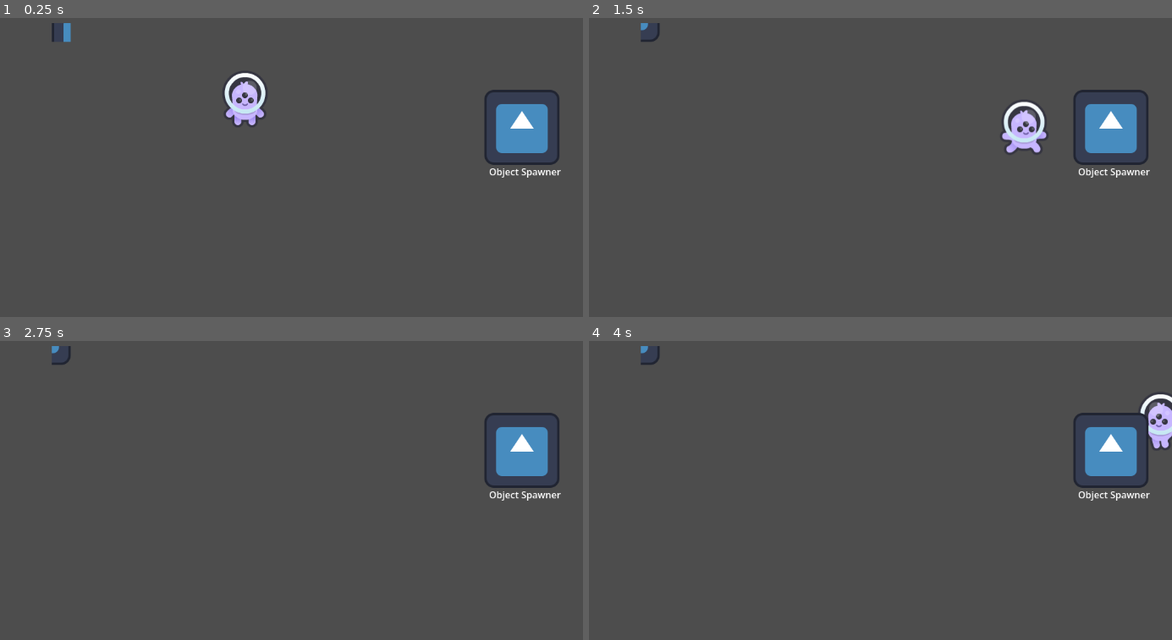
Above: before the commit, frames 1-4 (two rows, left to right).
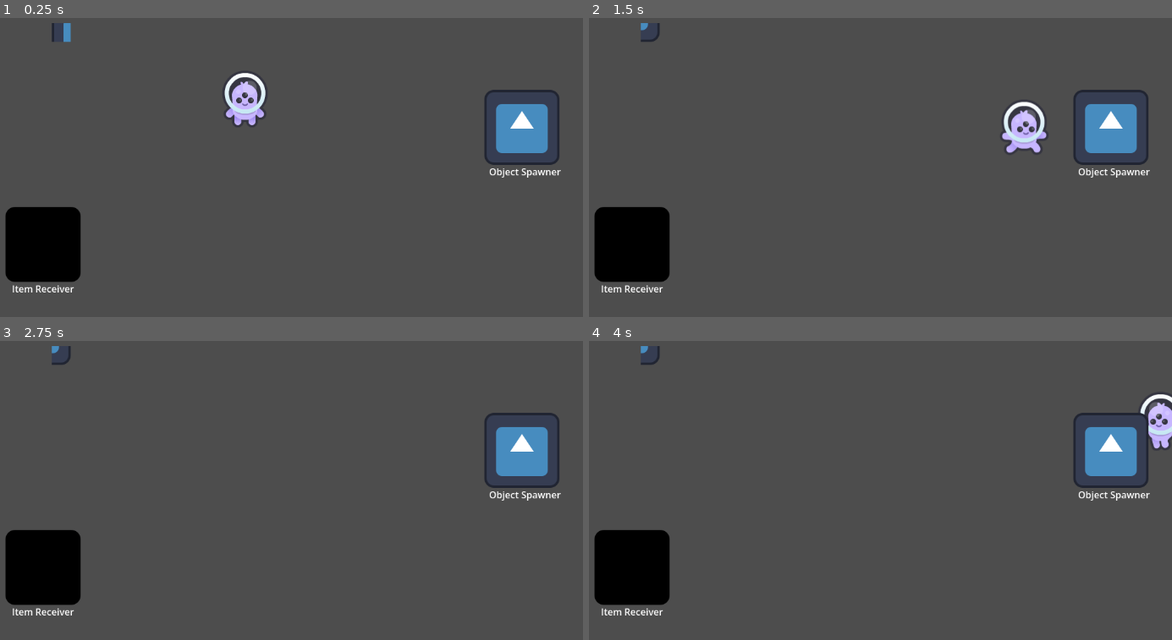
Above: after the commit, the same moments.

Repository: CamaraoLendario/Chaotic-Plants
Game: Godot game, scene res://main_world.tscn
Same seed, same stepped clock (60 frames per second), same inputs: the game is played once before the commit and once after it. The engine's default icon, where the game draws it, is replaced by a stand-in: a white triangle on a blue panel in a dark square.
Inputs (mouse positions are in pixels of both pictures, inside the frame that each line leads up to):
- Up to frame 1 (0.25 s): no input
- Up to frame 2 (1.5 s): move the mouse to (985, 107) at 0.52 s; hold D (Right) 0.53-1.28 s; hold E (Interact) 0.53-1.28 s; tap F (Throw) at 0.8, 1.35 s; move the mouse to (699, 146) at 1.27 s; hold S (Down) from 1.28 s (still down)
- Up to frame 3 (2.75 s): tap E (Interact) at 1.55 s; move the mouse to (314, 367) at 2.02 s; release S (Down) at 2.03 s; hold D (Right) from 2.03 s (still down); hold E (Interact) from 2.03 s (still down); tap F (Throw) at 2.3 s
- Up to frame 4 (4 s): move the mouse to (798, 526) at 2.77 s; release D (Right) at 2.78 s; release E (Interact) at 2.78 s; hold W (Up) 2.78-3.53 s; tap F (Throw) at 2.85, 3.8 s; tap E (Interact) at 3.05 s; tap Enter at 3.5 s; move the mouse to (1037, 508) at 3.52 s; hold A (Left) from 3.53 s (still down); hold E (Interact) from 3.53 s (still down)

The runs differ from the first frame. In frame 1, 3.3% of the frame differs, in the area x 0-14%, y 63-92%; in frame 2, 3.3%; in frame 3, 3.3%; in frame 4, 3.3%.

Commit message:
Made plant receiver component (and changed whole code because of it)

Diff:
--- /dev/null
+++ b/Plants/object_receiver.gd
@@ -0,0 +1,16 @@
+extends Node2D
+signal picked_up_object(obj: Pickable)
+
+@export var interactReceiver: InteractReceiver
+@export var objectHolder: ObjectHolder
+
+func _enter_tree() -> void:
+	interactReceiver.interactableInRange.connect(_on_interactable_in_range)
+	objectHolder.picked_up_object.connect(_on_picked_up_object)
+
+func _on_interactable_in_range(interactable: Interactable):
+	if interactable is Pickable:
+		interactable.interact(interactReceiver)
+
+func _on_picked_up_object(obj: Pickable):
+	picked_up_object.emit(picked_up_object)
--- /dev/null
+++ b/Plants/plant_item_receiver.tscn
@@ -0,0 +1,50 @@
+[gd_scene format=3 uid="uid://ulelhqvpd2il"]
+
+[ext_resource type="Script" uid="uid://ck4gyskvum46o" path="res://interact/object_holder.gd" id="1_6fs5n"]
+[ext_resource type="Script" uid="uid://b3owvnlpfrkpo" path="res://interact/interact_receiver.gd" id="2_eqv4n"]
+[ext_resource type="Script" uid="uid://b7af4a7l84e3p" path="res://Plants/object_receiver.gd" id="2_u1vm2"]
+[ext_resource type="Texture2D" uid="uid://chnu528uov0n" path="res://icon.svg" id="3_u1vm2"]
+[ext_resource type="Script" uid="uid://cvc5atuup46p2" path="res://interact/interactable.gd" id="5_2gh58"]
+
+[sub_resource type="RectangleShape2D" id="RectangleShape2D_eqv4n"]
+size = Vector2(128, 128)
+
+[node name="PlantItemReceiver" type="Node2D" unique_id=1216653505 node_paths=PackedStringArray("interactReceiver", "objectHolder")]
+script = ExtResource("2_u1vm2")
+interactReceiver = NodePath("InteractReceiver")
+objectHolder = NodePath("ObjectHolder")
+
+[node name="InteractReceiver" type="Area2D" parent="." unique_id=415589104 node_paths=PackedStringArray("objectHolder")]
+script = ExtResource("2_eqv4n")
+objectHolder = NodePath("../ObjectHolder")
+metadata/_custom_type_script = "uid://b3owvnlpfrkpo"
+
+[node name="CollisionShape2D" type="CollisionShape2D" parent="InteractReceiver" unique_id=1706021188]
+shape = SubResource("RectangleShape2D_eqv4n")
+
+[node name="Sprite2D" type="Sprite2D" parent="." unique_id=1764025952]
+modulate = Color(0.0025875166, 0.002044355, 0, 1)
+texture = ExtResource("3_u1vm2")
+
+[node name="Label" type="Label" parent="." unique_id=2084353703]
+offset_left = -53.0
+offset_top = 64.0
+offset_right = 53.0
+offset_bottom = 87.0
+text = "Item Receiver"
+
+[node name="ObjectHolder" type="Node2D" parent="." unique_id=1250314402 node_paths=PackedStringArray("objectHoldPoint")]
+script = ExtResource("1_6fs5n")
+objectHoldPoint = NodePath("ObjectHoldPoint")
+metadata/_custom_type_script = "uid://ck4gyskvum46o"
+
+[node name="ObjectHoldPoint" type="Node2D" parent="ObjectHolder" unique_id=3916998]
+
+[node name="Interactable" type="Area2D" parent="." unique_id=1378610717]
+script = ExtResource("5_2gh58")
+metadata/_custom_type_script = "uid://cvc5atuup46p2"
+
+[node name="CollisionShape2D" type="CollisionShape2D" parent="Interactable" unique_id=1960998831]
+shape = SubResource("RectangleShape2D_eqv4n")
+
+[connection signal="wasInteracted" from="Interactable" to="ObjectHolder" method="take_item"]
--- a/interact/interact_receiver.gd
+++ b/interact/interact_receiver.gd
@@ -1,5 +1,7 @@
 extends Area2D
 class_name InteractReceiver
+
+signal interactableInRange(interactable: Interactable)
 
 @export var objectHolder: ObjectHolder
 
@@ -9,21 +11,25 @@
 @export var maxThrowChargeTime: float = 1.5
 var currentThrowForce: float
 var throwForcePerSecond: float
+var isThrowing: bool = false
 
 var selectedInteractable: Interactable
 
 var interact_interval: float = 0.5
 
 func try_to_interact() -> void:
-	print("Trying to interact")
+	if isThrowing:
+		return
+
+	print(owner.name + " Trying to interact")
 	if objectHolder != null:
 		if objectHolder.is_holding():
 			objectHolder.drop()
 			return
 
 	if selectedInteractable:
-		print("Interacting")
-		selectedInteractable.interact(owner) # TODO: maybe not owner? I guess it can work
+		print(owner.name + " Interacting")
+		selectedInteractable.interact(self) # TODO: maybe not owner? I guess it can work
 
 func _ready() -> void:
 	reset_throw_force()
@@ -35,6 +41,7 @@
 func update_selected_interactable(area: Area2D) -> void:
 	if area is Interactable:
 		selectedInteractable = area
+		interactableInRange.emit(selectedInteractable)
 
 func clear_selected_interactable(area: Area2D) -> void:
 	# one interactable exited, but we may have more still in range
@@ -48,12 +55,15 @@
 	return null
 
 func start_throw(delta: float):
+	isThrowing = true
 	objectHolder.move_to_drop_point()
 	currentThrowForce += throwForcePerSecond * delta
 	currentThrowForce = clampf(currentThrowForce, minThrowForce, maxThrowForce)
 
 func stop_throw():
+	isThrowing = false
 	if objectHolder:
+		print(owner.name, " throwing object ")
 		objectHolder.throw(Vector2.from_angle(global_rotation) * currentThrowForce)
 	reset_throw_force()
 
--- a/interact/interactable.gd
+++ b/interact/interactable.gd
@@ -1,7 +1,7 @@
 class_name Interactable extends Area2D
 
-signal wasInteracted(interactor: Character)
+signal wasInteracted(interactor: InteractReceiver)
 
-func interact(interactor: Character) -> void:
+func interact(interactor: InteractReceiver) -> void:
 	wasInteracted.emit(interactor)
-	print(interactor.name, " interacted with me")
+	print(interactor.owner.name, " interacted with ", name)
--- /dev/null
+++ b/interact/item.gd
@@ -0,0 +1,22 @@
+extends RigidBody2D
+
+@export var pickable: Pickable
+
+func _ready() -> void:
+	pickable.WasPickedUp.connect(_on_was_picked_up)
+	pickable.WasDropped.connect(_on_was_dropped)
+
+func _on_was_picked_up() -> void:
+	set_deferred("freeze", true)
+	pickable.set_deferred("monitorable", false)
+	pickable.set_deferred("monitoring", false)
+	#freeze = true
+	#pickable.monitorable = false
+	#pickable.monitoring = false
+
+func _on_was_dropped() -> void:
+	freeze = false
+	pickable.monitorable = true
+	pickable.monitoring = true
+	#pickable.set_deferred("monitorable", true)
+	#pickable.set_deferred("monitoring", true)
--- a/interact/object_holder.gd
+++ b/interact/object_holder.gd
@@ -13,12 +13,11 @@
 		print(name, " can't pick up object. Already holding one!")
 		return
 
-	print(name, "is picking up ", obj.name, " with owner ", owner.name)
-	obj.owner.reparent(objectHoldPoint)
-	obj.owner.position = Vector2.ZERO
+	print(owner.name, " is picking up ", obj.name)
 	currentHoldedObject = obj
-	obj.be_picked_up(self) # Don't like calling this here
-	picked_up_object.emit(currentHoldedObject)
+
+	call_deferred("pick_up", obj)
+
 
 func drop() -> Pickable:
 	if currentHoldedObject == null:
@@ -27,10 +26,10 @@
 
 	var obj = currentHoldedObject
 
-	currentHoldedObject = null
 	obj.owner.reparent(get_tree().current_scene)
 	move_to_drop_point()
 	dropped_object.emit(obj)
+	currentHoldedObject = null
 	return obj
 
 func move_to_drop_point() -> void:
@@ -40,6 +39,10 @@
 
 	if objectDropPoint:
 		currentHoldedObject.owner.global_position = objectDropPoint.global_position
+
+func take_item(interactor: InteractReceiver):
+	if is_holding():
+		place(interactor.objectHolder)
 
 func place(objectHolder: ObjectHolder) -> Pickable:
 	var obj = drop()
@@ -56,5 +59,12 @@
 
 	return obj
 
+func pick_up(obj: Pickable):
+	obj.be_picked_up(self) # Don't like calling this here
+	obj.owner.reparent(objectHoldPoint)
+	obj.owner.position = Vector2.ZERO
+	obj.owner.rotation = 0
+	picked_up_object.emit(currentHoldedObject)
+
 func is_holding() -> bool:
 	return currentHoldedObject != null;
--- a/interact/object_spawner_interactable.gd
+++ b/interact/object_spawner_interactable.gd
@@ -3,7 +3,7 @@
 @export var spawnScene: PackedScene
 @export var objectHolder: ObjectHolder
 
-func interact(interactor: Character) -> void:
+func interact(interactor: InteractReceiver) -> void:
 	if objectHolder.is_holding():
 		var otherObjectHolder: ObjectHolder = interactor.objectHolder
 		objectHolder.place(otherObjectHolder)
--- a/interact/pickable.gd
+++ b/interact/pickable.gd
@@ -1,10 +1,16 @@
 extends Interactable
 class_name Pickable
+
+signal WasPickedUp
+signal WasDropped
 
 var isBeingHeld: bool = false
 var curObjectHolder: ObjectHolder
 
-func interact(interactor: Character) -> void:
+func interact(interactor: InteractReceiver) -> void:
+	if !can_be_interacted():
+		return
+
 	var objectHolder: ObjectHolder = interactor.objectHolder
 	if objectHolder:
 		objectHolder.start_holding(self)
@@ -12,12 +18,11 @@
 	super.interact(interactor)
 
 func be_picked_up(objectHolder: ObjectHolder) -> void:
-	if !can_be_interacted():
-		return
-
 	isBeingHeld = true
 	curObjectHolder = objectHolder
 	objectHolder.dropped_object.connect(_on_was_dropped)
+
+	WasPickedUp.emit()
 
 func throw(dir: Vector2):
 	if owner is RigidBody2D:
@@ -28,9 +33,10 @@
 
 func _on_was_dropped(_obj: Node2D):
 	curObjectHolder.dropped_object.disconnect(_on_was_dropped)
-	print(curObjectHolder.dropped_object.is_connected(_on_was_dropped))
 	curObjectHolder = null
 	isBeingHeld = false
 
+	WasDropped.emit()
+
 func can_be_interacted() -> bool:
 	return !isBeingHeld
--- a/main_world.tscn
+++ b/main_world.tscn
@@ -4,6 +4,7 @@
 [ext_resource type="PackedScene" uid="uid://bq3gnd6nxn01p" path="res://object_spawner.tscn" id="2_uoqbt"]
 [ext_resource type="PackedScene" uid="uid://be4ptkje88wa3" path="res://Plants/base_plant.tscn" id="3_43o5b"]
 [ext_resource type="Texture2D" uid="uid://chnu528uov0n" path="res://icon.svg" id="4_3etub"]
+[ext_resource type="PackedScene" uid="uid://ulelhqvpd2il" path="res://Plants/plant_item_receiver.tscn" id="5_whfra"]
 
 [sub_resource type="AtlasTexture" id="AtlasTexture_whfra"]
 atlas = ExtResource("4_3etub")
@@ -61,10 +62,13 @@
 position = Vector2(-313, -162)
 
 [node name="Sprite" parent="BasePlant" index="0" unique_id=1713877530]
-sprite_frames = SubResource("SpriteFrames_3etub")
+sprite_frames = SubResource("SpriteFrames_whfra")
 animation = &"stage0"
 
 [node name="CollisionShape2D" type="CollisionShape2D" parent="BasePlant/Interactable" parent_id_path=PackedInt32Array(629364572, 825575324) index="0" unique_id=1479467512]
 shape = SubResource("RectangleShape2D_3etub")
 
+[node name="PlantItemReceiver" parent="." unique_id=1216653505 instance=ExtResource("5_whfra")]
+position = Vector2(-344, 200)
+
 [editable path="BasePlant"]
--- a/proto_object.tscn
+++ b/proto_object.tscn
@@ -1,14 +1,17 @@
 [gd_scene format=3 uid="uid://c4ei3qax5i842"]
 
-[ext_resource type="Script" uid="uid://lmpotdepes13" path="res://interact/pickable.gd" id="1_2iui2"]
+[ext_resource type="Script" uid="uid://d5sfdadk20ij" path="res://interact/pickable.gd" id="1_2iui2"]
 [ext_resource type="Texture2D" uid="uid://chnu528uov0n" path="res://icon.svg" id="1_86ad0"]
+[ext_resource type="Script" uid="uid://dtafgeuybp4ud" path="res://interact/item.gd" id="1_v7s0v"]
 
 [sub_resource type="RectangleShape2D" id="RectangleShape2D_2iui2"]
 size = Vector2(32, 32)
 
-[node name="ProtoObject" type="RigidBody2D" unique_id=794916380]
+[node name="ProtoObject" type="RigidBody2D" unique_id=794916380 node_paths=PackedStringArray("pickable")]
 gravity_scale = 0.0
 linear_damp = 2.0
+script = ExtResource("1_v7s0v")
+pickable = NodePath("Pickable")
 
 [node name="Sprite2D" type="Sprite2D" parent="." unique_id=1409405554]
 modulate = Color(1, 0, 0, 1)
@@ -24,7 +27,6 @@
 
 [node name="Pickable" type="Area2D" parent="." unique_id=991664864]
 script = ExtResource("1_2iui2")
-metadata/_custom_type_script = "uid://lmpotdepes13"
 
 [node name="CollisionShape2D" type="CollisionShape2D" parent="Pickable" unique_id=616815555]
 shape = SubResource("RectangleShape2D_2iui2")
Not shown, added: Plants/object_receiver.gd.uid
Not shown, added: interact/item.gd.uid
Not shown: 1 places in main_world.tscn that only renumber resources
